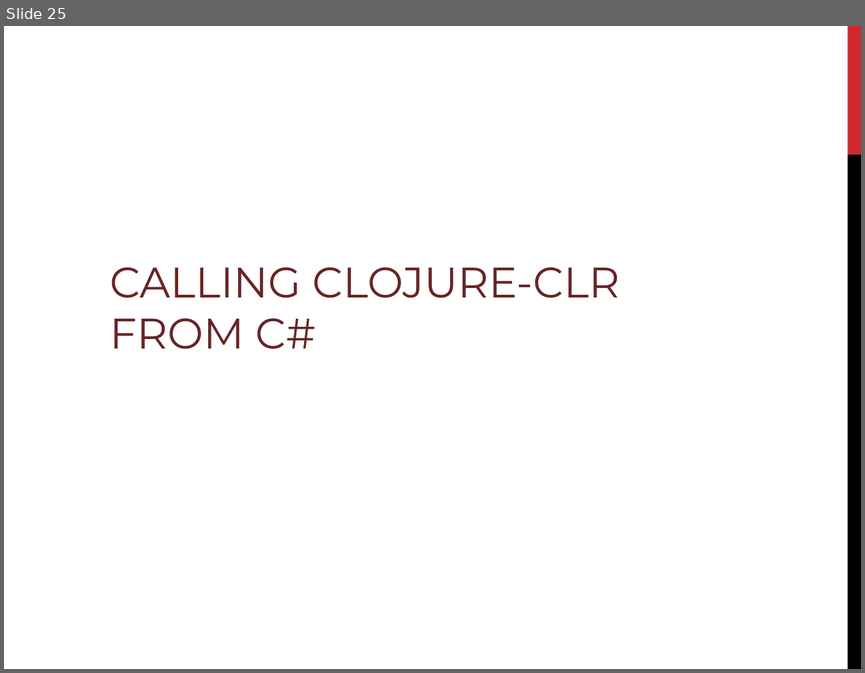
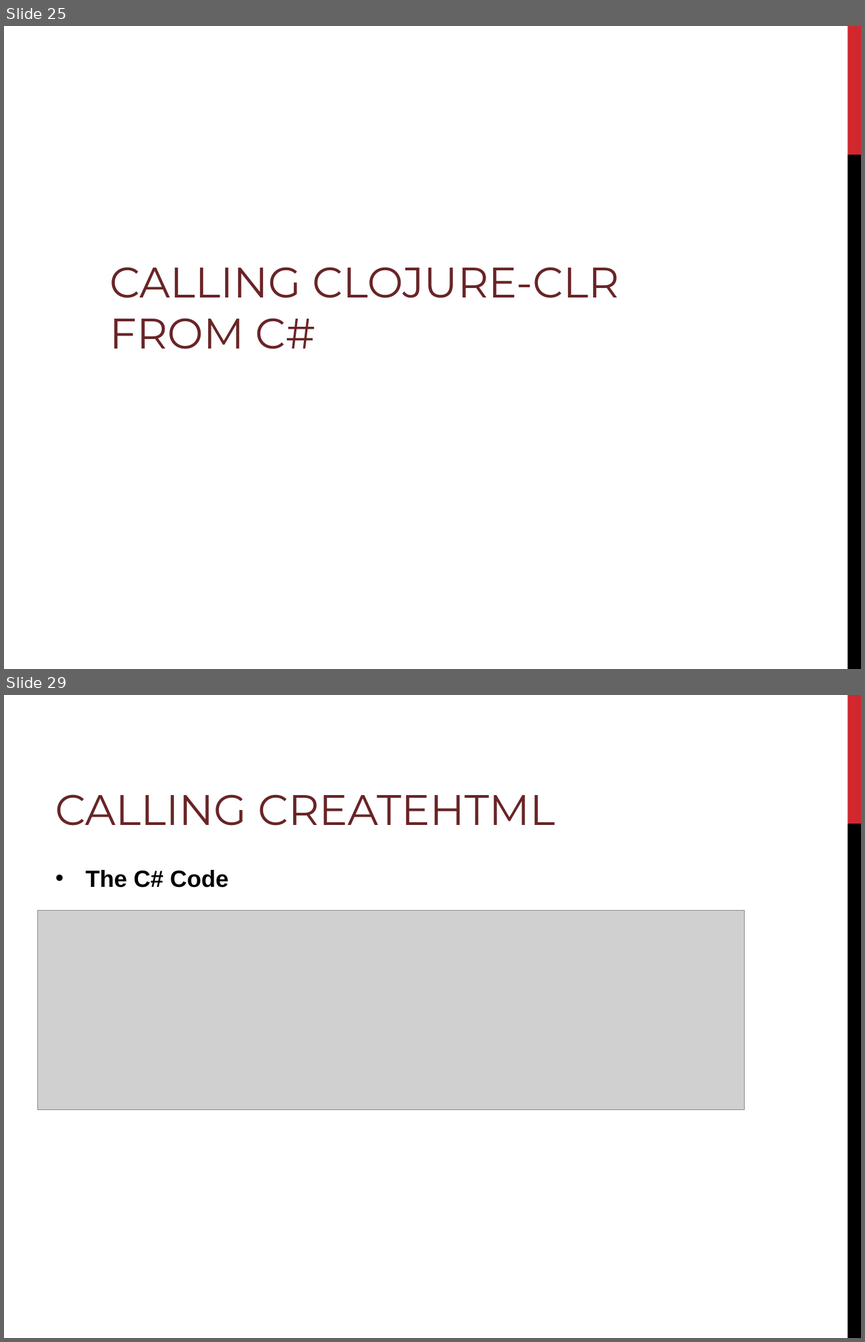
Before and after one commit to PlumpMath/intro-to-clojureclr-talk, a slide deck: slides/intro-to-clojure-clr-talk.ppt. Shown one above the other, each under a label of ours: slide 25 before the commit, slides 25 and 29 after it; the slides between them are not shown. The pictures are 865x673 and 865x1342 pixels, drawn with LibreOffice and Linux fonts; fonts in the diff are those of the drawing; grey boxes stand for pictures; background and template pictures are left out. Boxes give left, top, right and bottom in pixels: in the first picture for what was removed or moved away, otherwise in the second. Text is boxed around its words. In the diff, an @@ line names an element or a change of style, - is before the commit and + after.

```diff
--- a/slides/intro-to-clojure-clr-talk.ppt
+++ b/slides/intro-to-clojure-clr-talk.ppt
@@ slide 29 added at (x1=4, y1=695, x2=861, y2=1338), background picture (left out); not listed: 2 template elements that a slide beside it also shows @@
@@ title added at (x1=56, y1=794, x2=555, y2=826), 51 pt, text #682426 @@
+CALLING CREATEHTML
@@ text added at (x1=86, y1=870, x2=228, y2=887), 28 pt, text #000000, bold @@
+• The C# Code
@@ picture added at (x1=38, y1=910, x2=744, y2=1110) @@
```
Also in this commit, not shown: 1 slide changed, 3 other slides added, 1 slide removed, 2 other files.
